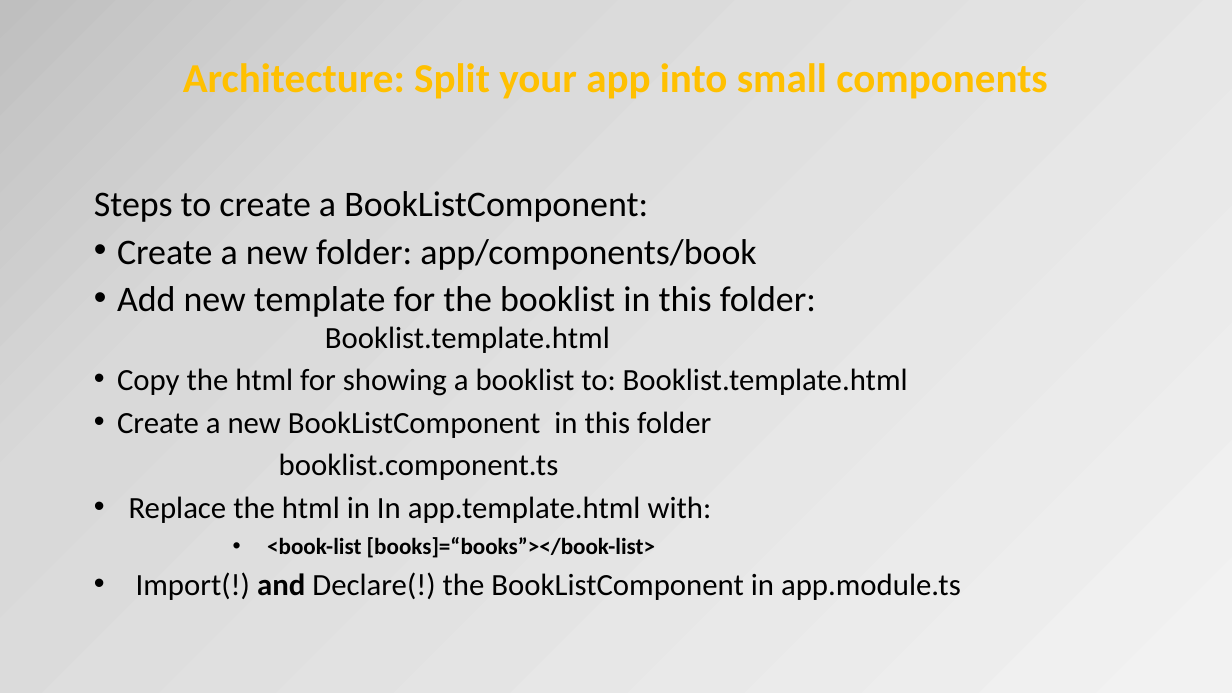
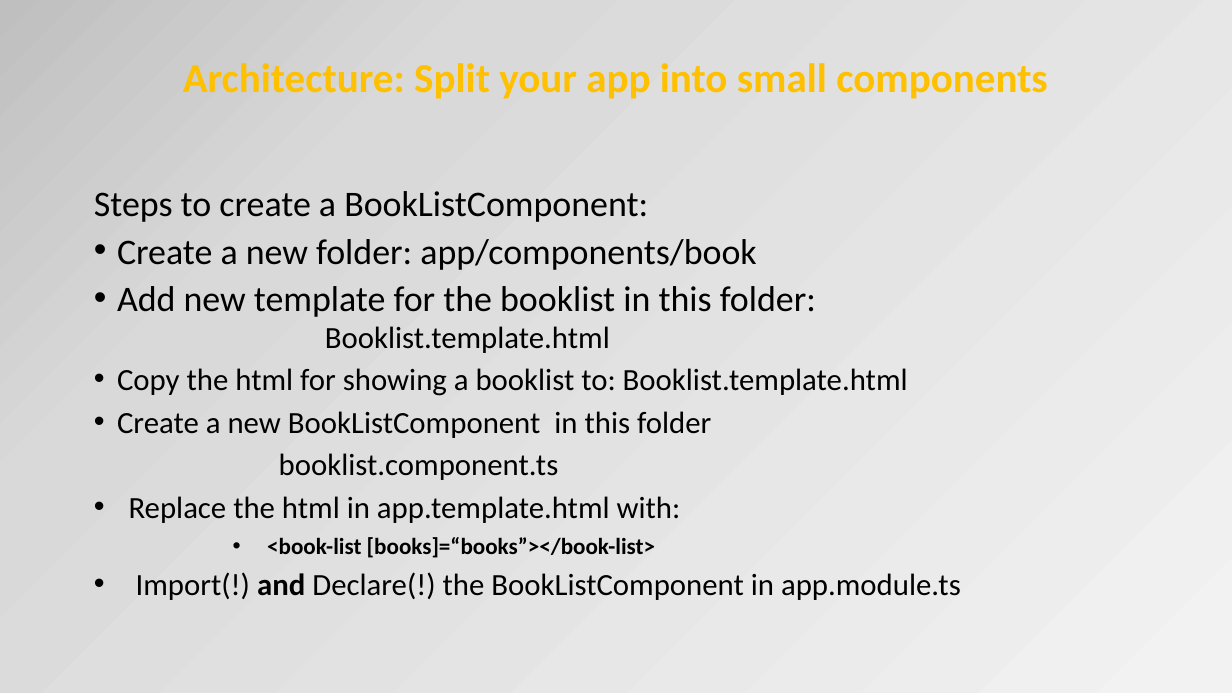
Before and after one commit to OrdinaNederland/hackjam-angular, a slide deck: slide 40 of Angular2.pptx (slide 30 before the commit). Drawn at 1232x693 pixels with LibreOffice and Linux fonts; fonts in the diff are those of the drawing. Boxes give left, top, right and bottom in pixels: in the first picture for what was removed or moved away, otherwise in the second. Text is boxed around its words. In the diff, an @@ line names an element or a change of style, - is before the commit and + after.

```diff
--- a/Angular2.pptx
+++ b/Angular2.pptx
@@ text at [129,496,681,523]: text changed @@
-  • Replace the html in In app.template.html with:
+  • Replace the html in app.template.html with:
```
Also in this commit, not shown: 12 other slides changed, 13 slides added, 1 slide removed, 1 other file.
